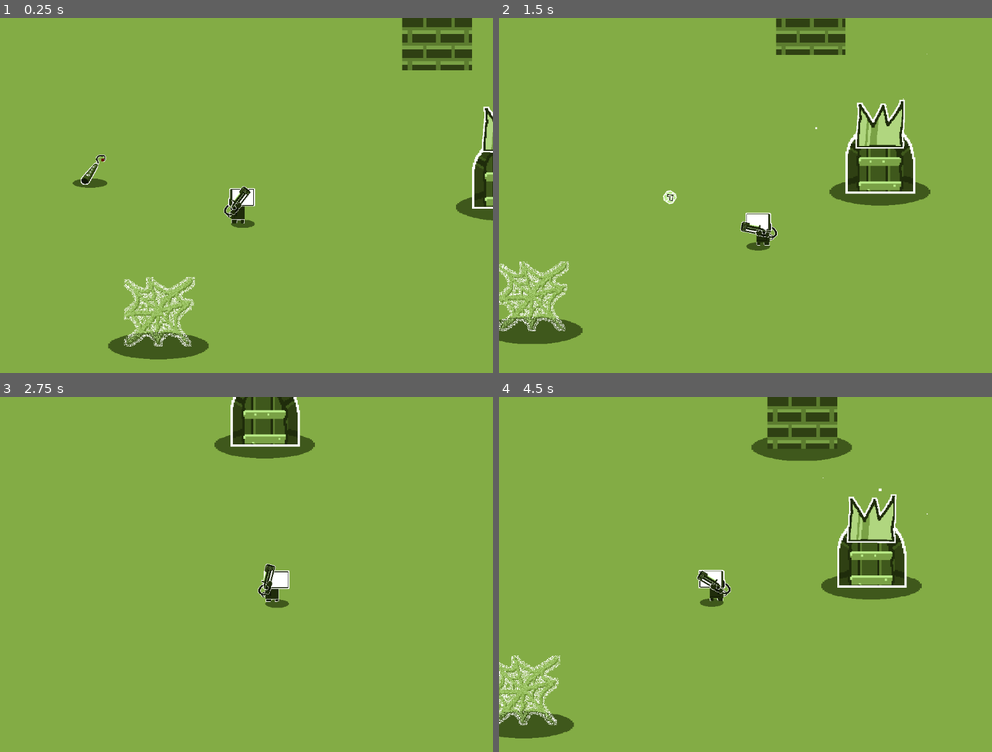
Above: before the commit, frames 1-4 (two rows, left to right).
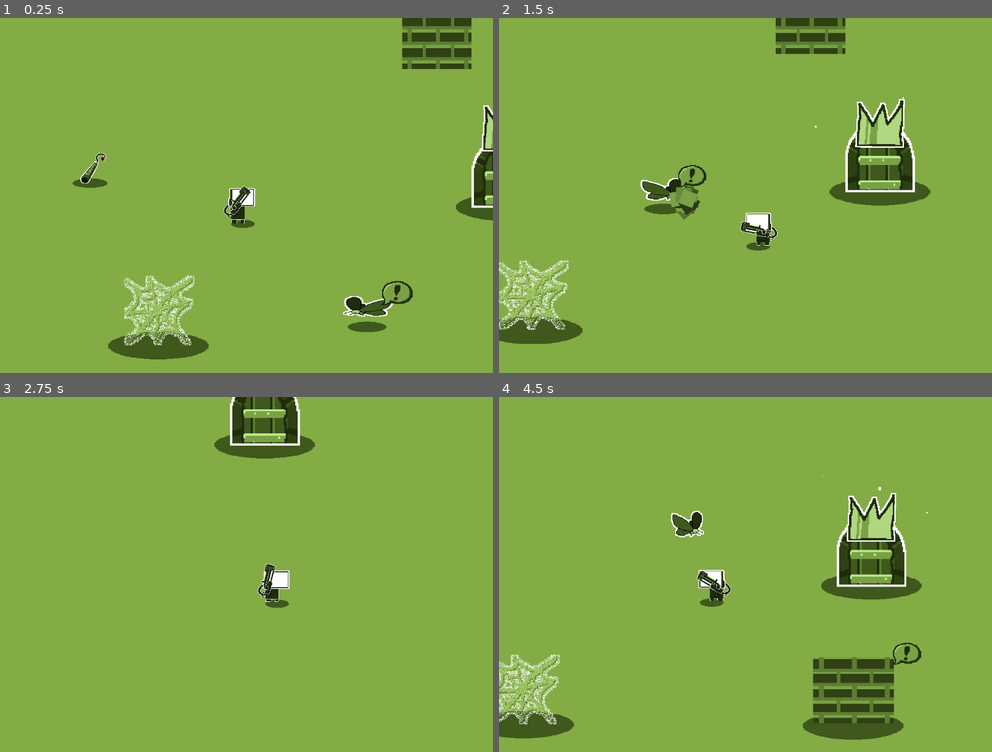
Above: after the commit, the same moments.

Repository: DeadM4nn/DeadmannGame
Game: Godot game, scene res://Levels/GameLevel/lvl_base.tscn
Same seed, same stepped clock (60 frames per second), same inputs: the game is played once before the commit and once after it.
Inputs (mouse positions are in pixels of both pictures, inside the frame that each line leads up to):
- Up to frame 1 (0.25 s): no input
- Up to frame 2 (1.5 s): move the mouse to (853, 177) at 0.52 s; hold Right (ui_right) 0.53-1.28 s; hold Space (Canon) 0.53-1.28 s; move the mouse to (646, 213) at 1.27 s; hold Down (ui_down) from 1.28 s (still down); click (646, 213) at 1.35 s
- Up to frame 3 (2.75 s): move the mouse to (295, 496) at 2.02 s; release Down (ui_down) at 2.03 s; hold Right (ui_right) from 2.03 s (still down); hold Right mouse button (shoot_r) from 2.03 s (still down)
- Up to frame 4 (4.5 s): move the mouse to (720, 645) at 2.77 s; release Right (ui_right) at 2.78 s; release Right mouse button (shoot_r) at 2.78 s; hold Up (ui_up) 2.78-3.53 s; tap Mouse wheel up (zoom_in) at 2.85 s; move the mouse to (893, 627) at 3.52 s; hold Mouse wheel down (zoom_out) 3.53-4.28 s; hold Left (ui_left) from 3.53 s (still down); move the mouse to (597, 521) at 4.27 s; tap Space (Canon) at 4.35 s

The runs differ from the first frame. In frame 1, 2.9% of the frame differs, in the area x 16-100%, y 0-93%; in frame 2, 3.3%; in frame 3, 0.4%; in frame 4, 8.4%, in the area x 0-87%, y 0-97%.

Commit message:
Added Cobweb

Diff:
--- a/Asset/TileSet/Map.tres
+++ b/Asset/TileSet/Map.tres
@@ -1,10 +1,11 @@
-[gd_resource type="TileSet" load_steps=7 format=3 uid="uid://cwao62jnlavpm"]
+[gd_resource type="TileSet" load_steps=8 format=3 uid="uid://cwao62jnlavpm"]
 
 [ext_resource type="PackedScene" uid="uid://yfvcmsf6ldym" path="res://Element/Swappable/base_swappable.tscn" id="1_8vx53"]
 [ext_resource type="PackedScene" uid="uid://xkqti6cpj6wj" path="res://Swappables/Wall.tscn" id="2_dgyic"]
 [ext_resource type="PackedScene" uid="uid://cx8r7jdtji7j6" path="res://Swappables/Dynamite.tscn" id="3_i4u3g"]
 [ext_resource type="PackedScene" uid="uid://gsgvuv8gvn6j" path="res://Swappables/Goal.tscn" id="4_m4d0s"]
 [ext_resource type="PackedScene" uid="uid://dbn8awnq6jpem" path="res://Swappables/Cobweb.tscn" id="5_7ius7"]
+[ext_resource type="PackedScene" uid="uid://dk5hjfgivs2ri" path="res://Swappables/Bug.tscn" id="6_yogr6"]
 
 [sub_resource type="TileSetScenesCollectionSource" id="TileSetScenesCollectionSource_k8aur"]
 resource_name = "Swappables"
@@ -13,6 +14,7 @@
 scenes/3/scene = ExtResource("3_i4u3g")
 scenes/4/scene = ExtResource("4_m4d0s")
 scenes/5/scene = ExtResource("5_7ius7")
+scenes/6/scene = ExtResource("6_yogr6")
 
 [resource]
 tile_size = Vector2i(256, 256)
--- a/Element/Player/PlayerControl.gd
+++ b/Element/Player/PlayerControl.gd
@@ -187,31 +187,37 @@
 ## Sets the swapper
 func set_swapper(type : SWAP, target : Swappable):
 	if not target in swapper:
-		swapper[type] = target
+		swapper[type] = weakref(target)
 
 	if not swapper.has(null):
 		swap_behaviour()
 
 
 func swap_behaviour():
-	var LEFT_BEHAVIOUR = swapper[SWAP.LEFT].behaviour_value.duplicate()
-	var RIGHT_BEHAVIOUR = swapper[SWAP.RIGHT].behaviour_value.duplicate()
-
-
-	print("The LEFT SIDE BEHAVIOUR : %s" % swapper[SWAP.LEFT].behaviour_value)
-	print("The RIGHT SIDE BEHAVIOUR : %s" % swapper[SWAP.RIGHT].behaviour_value)
-
-	swapper[SWAP.LEFT].reset_behaviour()
-	swapper[SWAP.RIGHT].reset_behaviour()
-
-
-	swapper[SWAP.LEFT].behaviour_value = RIGHT_BEHAVIOUR
-	swapper[SWAP.LEFT].set_behaviour()
-
-	swapper[SWAP.RIGHT].behaviour_value = LEFT_BEHAVIOUR
-	swapper[SWAP.RIGHT].set_behaviour()
+	var swapper_left = swapper[SWAP.LEFT].get_ref()
+	var swapper_right = swapper[SWAP.RIGHT].get_ref()
+
+	if swapper_left == null or swapper_right == null:
+		return
+
+	var LEFT_BEHAVIOUR = swapper_left.behaviour_value.duplicate()
+	var RIGHT_BEHAVIOUR = swapper_right.behaviour_value.duplicate()
+
+
+	print("The LEFT SIDE BEHAVIOUR : %s" % swapper_left.behaviour_value)
+	print("The RIGHT SIDE BEHAVIOUR : %s" % swapper_right.behaviour_value)
+
+	swapper_left.reset_behaviour()
+	swapper_right.reset_behaviour()
+
+
+	swapper_left.behaviour_value = RIGHT_BEHAVIOUR
+	swapper_left.set_behaviour()
+
+	swapper_right.behaviour_value = LEFT_BEHAVIOUR
+	swapper_right.set_behaviour()
 #
-	print("The LEFT SIDE BEHAVIOUR : %s" % swapper[SWAP.LEFT].behaviour_value)
-	print("The RIGHT SIDE BEHAVIOUR : %s" % swapper[SWAP.RIGHT].behaviour_value)
+	print("The LEFT SIDE BEHAVIOUR : %s" % swapper_left.behaviour_value)
+	print("The RIGHT SIDE BEHAVIOUR : %s" % swapper_right.behaviour_value)
 
 	swapper = [null, null]
--- a/Element/Swappable/base_swappable.tscn
+++ b/Element/Swappable/base_swappable.tscn
@@ -55,10 +55,10 @@
 colors = PackedColorArray(1, 0.833333, 0, 1, 1, 0.868653, 0.211921, 1, 1, 0.915011, 0.490066, 1, 1, 0.956954, 0.741722, 1, 1, 1, 1, 1)
 
 [sub_resource type="CircleShape2D" id="CircleShape2D_u352e"]
-radius = 129.136
+radius = 91.6305
 
 [sub_resource type="CircleShape2D" id="CircleShape2D_30520"]
-radius = 988.316
+radius = 2114.26
 
 [sub_resource type="Animation" id="Animation_rmpsy"]
 resource_name = "Flap_Wings"
@@ -67,22 +67,10 @@
 tracks/0/type = "value"
 tracks/0/imported = false
 tracks/0/enabled = true
-tracks/0/path = NodePath("Size/Flapping:position")
+tracks/0/path = NodePath("Size/Flapping:scale")
 tracks/0/interp = 1
 tracks/0/loop_wrap = true
 tracks/0/keys = {
-"times": PackedFloat32Array(0, 0.3, 0.8),
-"transitions": PackedFloat32Array(1, 1, 1),
-"update": 0,
-"values": [Vector2(-1, -46), Vector2(-1, -46), Vector2(-1, -46)]
-}
-tracks/1/type = "value"
-tracks/1/imported = false
-tracks/1/enabled = true
-tracks/1/path = NodePath("Size/Flapping:scale")
-tracks/1/interp = 1
-tracks/1/loop_wrap = true
-tracks/1/keys = {
 "times": PackedFloat32Array(0, 0.3, 0.8),
 "transitions": PackedFloat32Array(1, 1, 1),
 "update": 0,
@@ -102,18 +90,6 @@
 "transitions": PackedFloat32Array(1),
 "update": 0,
 "values": [Vector2(1, 1)]
-}
-tracks/1/type = "value"
-tracks/1/imported = false
-tracks/1/enabled = true
-tracks/1/path = NodePath("Size/Flapping:position")
-tracks/1/interp = 1
-tracks/1/loop_wrap = true
-tracks/1/keys = {
-"times": PackedFloat32Array(0),
-"transitions": PackedFloat32Array(1),
-"update": 0,
-"values": [Vector2(0, 0)]
 }
 
 [sub_resource type="AnimationLibrary" id="AnimationLibrary_8o8qd"]
@@ -173,10 +149,10 @@
 }
 
 [sub_resource type="CircleShape2D" id="CircleShape2D_el2j4"]
-radius = 173.046
+radius = 126.036
 
 [sub_resource type="CircleShape2D" id="CircleShape2D_cyhsj"]
-radius = 136.033
+radius = 118.152
 
 [node name="BaseSwappable" type="RigidBody2D"]
 collision_layer = 2147483648
@@ -194,6 +170,7 @@
 position = Vector2(0, -54)
 
 [node name="Flapping" type="Node2D" parent="Size"]
+position = Vector2(-1, -4)
 
 [node name="Floating" type="Node2D" parent="Size/Flapping"]
 
--- a/Levels/GameLevel/lvl_base.tscn
+++ b/Levels/GameLevel/lvl_base.tscn
@@ -11,4 +11,4 @@
 [node name="TileMap" type="TileMap" parent="."]
 tile_set = ExtResource("2_73705")
 format = 2
-layer_0/tile_data = PackedInt32Array(-393202, 0, 131072, -262135, 0, 196608, -262129, 0, 262144, -131062, 0, 327680)
+layer_0/tile_data = PackedInt32Array(-393202, 0, 131072, -262135, 0, 196608, -262129, 0, 262144, -131062, 0, 327680, -131059, 0, 393216)
--- /dev/null
+++ b/Swappables/Bug.tscn
@@ -0,0 +1,82 @@
+[gd_scene load_steps=7 format=3 uid="uid://dk5hjfgivs2ri"]
+
+[ext_resource type="PackedScene" uid="uid://yfvcmsf6ldym" path="res://Element/Swappable/base_swappable.tscn" id="1_gxtwu"]
+[ext_resource type="Texture2D" uid="uid://cpvn6q40o3byt" path="res://Asset/Swappables/Bug.png" id="2_qvrwa"]
+
+[sub_resource type="CircleShape2D" id="CircleShape2D_acs7j"]
+radius = 53.6283
+
+[sub_resource type="CircleShape2D" id="CircleShape2D_cn3oa"]
+radius = 865.486
+
+[sub_resource type="CircleShape2D" id="CircleShape2D_eg1iv"]
+radius = 68.1175
+
+[sub_resource type="CircleShape2D" id="CircleShape2D_ug73n"]
+radius = 57.7062
+
+[node name="Bug" type="Node2D"]
+
+[node name="BaseSwappable" parent="." instance=ExtResource("1_gxtwu")]
+
+[node name="Sprite" parent="BaseSwappable/Size/Flapping/Floating" index="0"]
+position = Vector2(1.99998, 70)
+scale = Vector2(2.11097, 2.15075)
+texture = ExtResource("2_qvrwa")
+offset = Vector2(0, -10.945)
+
+[node name="Skull" parent="BaseSwappable/Size/Flapping/Floating/Sprite" index="0"]
+visible = false
+position = Vector2(-16.0947, 16.9843)
+rotation = -0.683662
+scale = Vector2(0.526559, 0.526559)
+
+[node name="Fuse" parent="BaseSwappable/Size/Flapping/Floating/Sprite" index="1"]
+visible = false
+position = Vector2(-9.9527, 17.8784)
+scale = Vector2(0.869443, 0.869443)
+
+[node name="Crown" parent="BaseSwappable/Size/Flapping/Floating/Sprite" index="2"]
+visible = false
+position = Vector2(-11.7626, 6.52063)
+scale = Vector2(0.971663, 0.959773)
+
+[node name="Shadow" parent="BaseSwappable/Size" index="1"]
+position = Vector2(-1, 108)
+scale = Vector2(2.25385, 0.612874)
+
+[node name="CollisionShape2D" parent="BaseSwappable" index="1"]
+position = Vector2(0, -10)
+scale = Vector2(0.786933, 0.786933)
+shape = SubResource("CircleShape2D_acs7j")
+
+[node name="EyeSight" parent="BaseSwappable" index="3"]
+visible = true
+position = Vector2(0, 0)
+
+[node name="CollisionShape2D" parent="BaseSwappable/EyeSight" index="0"]
+shape = SubResource("CircleShape2D_cn3oa")
+
+[node name="Point_to_player" parent="BaseSwappable" index="4"]
+position = Vector2(0, 0)
+
+[node name="Chat" parent="BaseSwappable" index="5"]
+position = Vector2(51, -29)
+
+[node name="Touch" parent="BaseSwappable" index="10"]
+position = Vector2(0, 0)
+
+[node name="Shape" parent="BaseSwappable/Touch" index="0"]
+visible = true
+position = Vector2(0, -14)
+shape = SubResource("CircleShape2D_eg1iv")
+
+[node name="Wall" parent="BaseSwappable" index="11"]
+visible = true
+position = Vector2(0, 0)
+
+[node name="Shape" parent="BaseSwappable/Wall" index="0"]
+position = Vector2(0, -16)
+shape = SubResource("CircleShape2D_ug73n")
+
+[editable path="BaseSwappable"]
--- a/Swappables/Cobweb.tscn
+++ b/Swappables/Cobweb.tscn
@@ -1,7 +1,16 @@
-[gd_scene load_steps=3 format=3 uid="uid://dbn8awnq6jpem"]
+[gd_scene load_steps=6 format=3 uid="uid://dbn8awnq6jpem"]
 
 [ext_resource type="PackedScene" uid="uid://yfvcmsf6ldym" path="res://Element/Swappable/base_swappable.tscn" id="1_sa6t0"]
 [ext_resource type="Texture2D" uid="uid://cyt5d15ual4fq" path="res://Asset/Sprite/cobweb.png" id="2_q2f5m"]
+
+[sub_resource type="CircleShape2D" id="CircleShape2D_5s064"]
+radius = 119.647
+
+[sub_resource type="CircleShape2D" id="CircleShape2D_45jhv"]
+radius = 190.042
+
+[sub_resource type="CircleShape2D" id="CircleShape2D_7mxgq"]
+radius = 166.373
 
 [node name="Cobweb" type="Node2D"]
 
@@ -36,6 +45,7 @@
 
 [node name="CollisionShape2D" parent="BaseSwappable" index="1"]
 position = Vector2(0, 0)
+shape = SubResource("CircleShape2D_5s064")
 
 [node name="EyeSight" parent="BaseSwappable" index="3"]
 visible = true
@@ -43,6 +53,9 @@
 
 [node name="CollisionShape2D" parent="BaseSwappable/EyeSight" index="0"]
 scale = Vector2(0.935158, 0.935158)
+
+[node name="Chat" parent="BaseSwappable" index="5"]
+position = Vector2(112, -75)
 
 [node name="Up" parent="BaseSwappable/Audio" index="0"]
 visible = false
@@ -56,6 +69,7 @@
 [node name="Shape" parent="BaseSwappable/Touch" index="0"]
 visible = true
 position = Vector2(0, 0)
+shape = SubResource("CircleShape2D_45jhv")
 
 [node name="Wall" parent="BaseSwappable" index="11"]
 visible = true
@@ -63,5 +77,6 @@
 
 [node name="Shape" parent="BaseSwappable/Wall" index="0"]
 position = Vector2(0, 0)
+shape = SubResource("CircleShape2D_7mxgq")
 
 [editable path="BaseSwappable"]
--- a/Swappables/Dynamite.tscn
+++ b/Swappables/Dynamite.tscn
@@ -1,7 +1,19 @@
-[gd_scene load_steps=3 format=3 uid="uid://cx8r7jdtji7j6"]
+[gd_scene load_steps=7 format=3 uid="uid://cx8r7jdtji7j6"]
 
 [ext_resource type="PackedScene" uid="uid://yfvcmsf6ldym" path="res://Element/Swappable/base_swappable.tscn" id="1_usxc8"]
 [ext_resource type="Texture2D" uid="uid://bf1vcuna523xy" path="res://Asset/Swappables/Bomb.png" id="2_bgq6q"]
+
+[sub_resource type="CircleShape2D" id="CircleShape2D_0kars"]
+radius = 42.8632
+
+[sub_resource type="CircleShape2D" id="CircleShape2D_pos02"]
+radius = 1659.08
+
+[sub_resource type="CircleShape2D" id="CircleShape2D_267mk"]
+radius = 69.4262
+
+[sub_resource type="CircleShape2D" id="CircleShape2D_tyf1c"]
+radius = 56.1427
 
 [node name="Dynamite" type="Node2D"]
 
@@ -38,11 +50,19 @@
 scale = Vector2(-2.02563, -0.550816)
 
 [node name="CollisionShape2D" parent="BaseSwappable" index="1"]
-position = Vector2(0, 0)
+position = Vector2(11, -7)
+shape = SubResource("CircleShape2D_0kars")
 
 [node name="EyeSight" parent="BaseSwappable" index="3"]
 visible = true
 position = Vector2(0, 0)
+
+[node name="CollisionShape2D" parent="BaseSwappable/EyeSight" index="0"]
+visible = false
+shape = SubResource("CircleShape2D_pos02")
+
+[node name="Chat" parent="BaseSwappable" index="5"]
+position = Vector2(70, -39)
 
 [node name="Touch" parent="BaseSwappable" index="10"]
 position = Vector2(0, 0)
@@ -50,6 +70,7 @@
 [node name="Shape" parent="BaseSwappable/Touch" index="0"]
 visible = true
 position = Vector2(0, -21)
+shape = SubResource("CircleShape2D_267mk")
 
 [node name="Wall" parent="BaseSwappable" index="11"]
 visible = true
@@ -57,5 +78,6 @@
 
 [node name="Shape" parent="BaseSwappable/Wall" index="0"]
 position = Vector2(0, 6)
+shape = SubResource("CircleShape2D_tyf1c")
 
 [editable path="BaseSwappable"]
--- a/Swappables/Goal.tscn
+++ b/Swappables/Goal.tscn
@@ -1,7 +1,19 @@
-[gd_scene load_steps=3 format=3 uid="uid://gsgvuv8gvn6j"]
+[gd_scene load_steps=7 format=3 uid="uid://gsgvuv8gvn6j"]
 
 [ext_resource type="PackedScene" uid="uid://yfvcmsf6ldym" path="res://Element/Swappable/base_swappable.tscn" id="1_bjiiv"]
 [ext_resource type="Texture2D" uid="uid://n72sunuti4ao" path="res://Asset/Swappables/Door.png" id="2_c41d7"]
+
+[sub_resource type="CircleShape2D" id="CircleShape2D_6pevx"]
+radius = 91.6305
+
+[sub_resource type="CircleShape2D" id="CircleShape2D_1ulad"]
+radius = 1324.07
+
+[sub_resource type="CircleShape2D" id="CircleShape2D_pt1uw"]
+radius = 126.036
+
+[sub_resource type="CircleShape2D" id="CircleShape2D_58vtq"]
+radius = 95.021
 
 [node name="Goal" type="Node2D"]
 
@@ -29,10 +41,17 @@
 
 [node name="CollisionShape2D" parent="BaseSwappable" index="1"]
 position = Vector2(0, 0)
+shape = SubResource("CircleShape2D_6pevx")
 
 [node name="EyeSight" parent="BaseSwappable" index="3"]
 visible = true
 position = Vector2(0, 0)
+
+[node name="CollisionShape2D" parent="BaseSwappable/EyeSight" index="0"]
+shape = SubResource("CircleShape2D_1ulad")
+
+[node name="Chat" parent="BaseSwappable" index="5"]
+position = Vector2(111, -40)
 
 [node name="Touch" parent="BaseSwappable" index="10"]
 position = Vector2(0, 0)
@@ -40,6 +59,7 @@
 [node name="Shape" parent="BaseSwappable/Touch" index="0"]
 visible = true
 position = Vector2(0, 0)
+shape = SubResource("CircleShape2D_pt1uw")
 
 [node name="Wall" parent="BaseSwappable" index="11"]
 visible = true
@@ -47,5 +67,6 @@
 
 [node name="Shape" parent="BaseSwappable/Wall" index="0"]
 position = Vector2(0, 0)
+shape = SubResource("CircleShape2D_58vtq")
 
 [editable path="BaseSwappable"]
--- a/Swappables/Wall.tscn
+++ b/Swappables/Wall.tscn
@@ -1,10 +1,19 @@
-[gd_scene load_steps=3 format=3 uid="uid://xkqti6cpj6wj"]
+[gd_scene load_steps=6 format=3 uid="uid://xkqti6cpj6wj"]
 
 [ext_resource type="PackedScene" uid="uid://yfvcmsf6ldym" path="res://Element/Swappable/base_swappable.tscn" id="1_w7i04"]
 
-[sub_resource type="CapsuleShape2D" id="CapsuleShape2D_7lf6n"]
+[sub_resource type="CapsuleShape2D" id="CapsuleShape2D_mb8cm"]
 radius = 164.0
 height = 328.0
+
+[sub_resource type="CircleShape2D" id="CircleShape2D_tji0v"]
+radius = 2114.26
+
+[sub_resource type="CircleShape2D" id="CircleShape2D_m8rke"]
+radius = 126.036
+
+[sub_resource type="CircleShape2D" id="CircleShape2D_xd05r"]
+radius = 118.152
 
 [node name="Wall" type="Node2D"]
 
@@ -31,11 +40,17 @@
 [node name="CollisionShape2D" parent="BaseSwappable" index="1"]
 position = Vector2(-3, 1)
 scale = Vector2(1, 1)
-shape = SubResource("CapsuleShape2D_7lf6n")
+shape = SubResource("CapsuleShape2D_mb8cm")
 
 [node name="EyeSight" parent="BaseSwappable" index="3"]
 visible = true
 position = Vector2(0, 0)
+
+[node name="CollisionShape2D" parent="BaseSwappable/EyeSight" index="0"]
+shape = SubResource("CircleShape2D_tji0v")
+
+[node name="Chat" parent="BaseSwappable" index="5"]
+position = Vector2(142, -106)
 
 [node name="Touch" parent="BaseSwappable" index="10"]
 position = Vector2(0, 0)
@@ -43,6 +58,7 @@
 [node name="Shape" parent="BaseSwappable/Touch" index="0"]
 visible = true
 position = Vector2(0, 0)
+shape = SubResource("CircleShape2D_m8rke")
 
 [node name="Wall" parent="BaseSwappable" index="11"]
 visible = true
@@ -50,5 +66,6 @@
 
 [node name="Shape" parent="BaseSwappable/Wall" index="0"]
 position = Vector2(-1, 0)
+shape = SubResource("CircleShape2D_xd05r")
 
 [editable path="BaseSwappable"]
